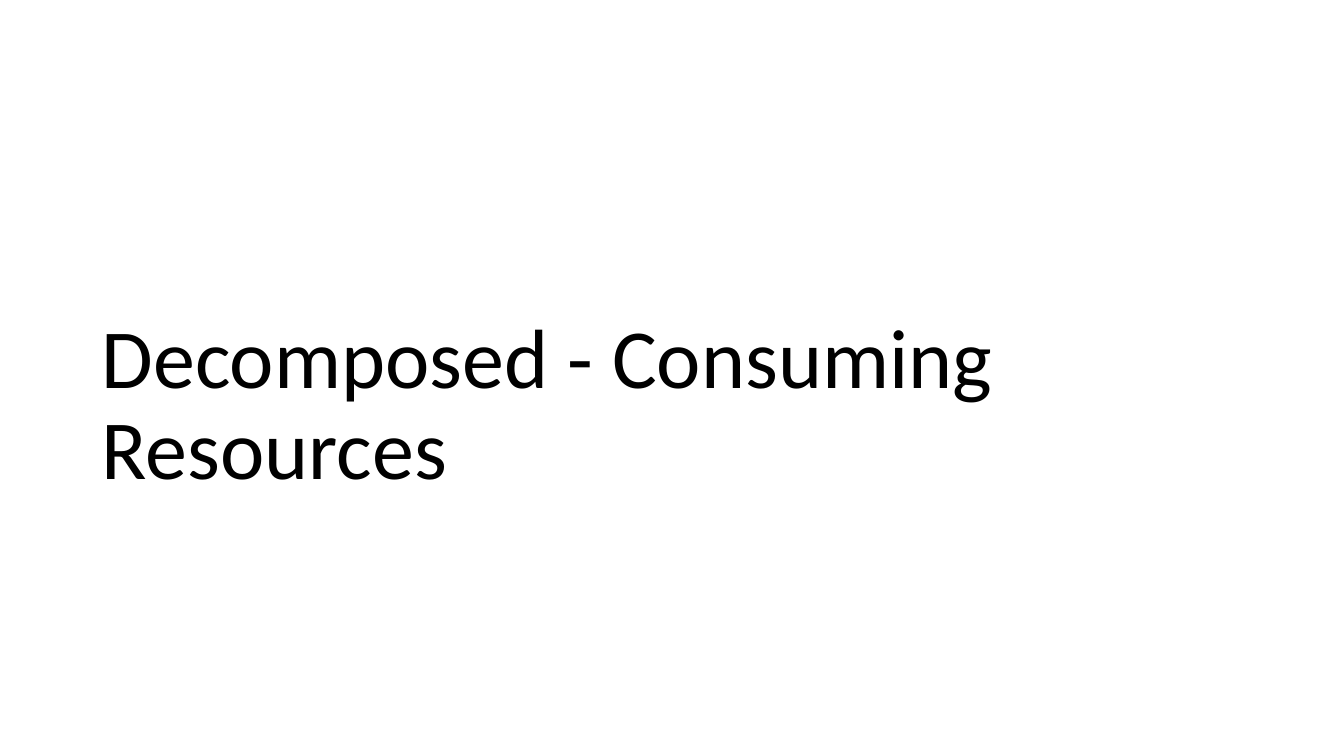
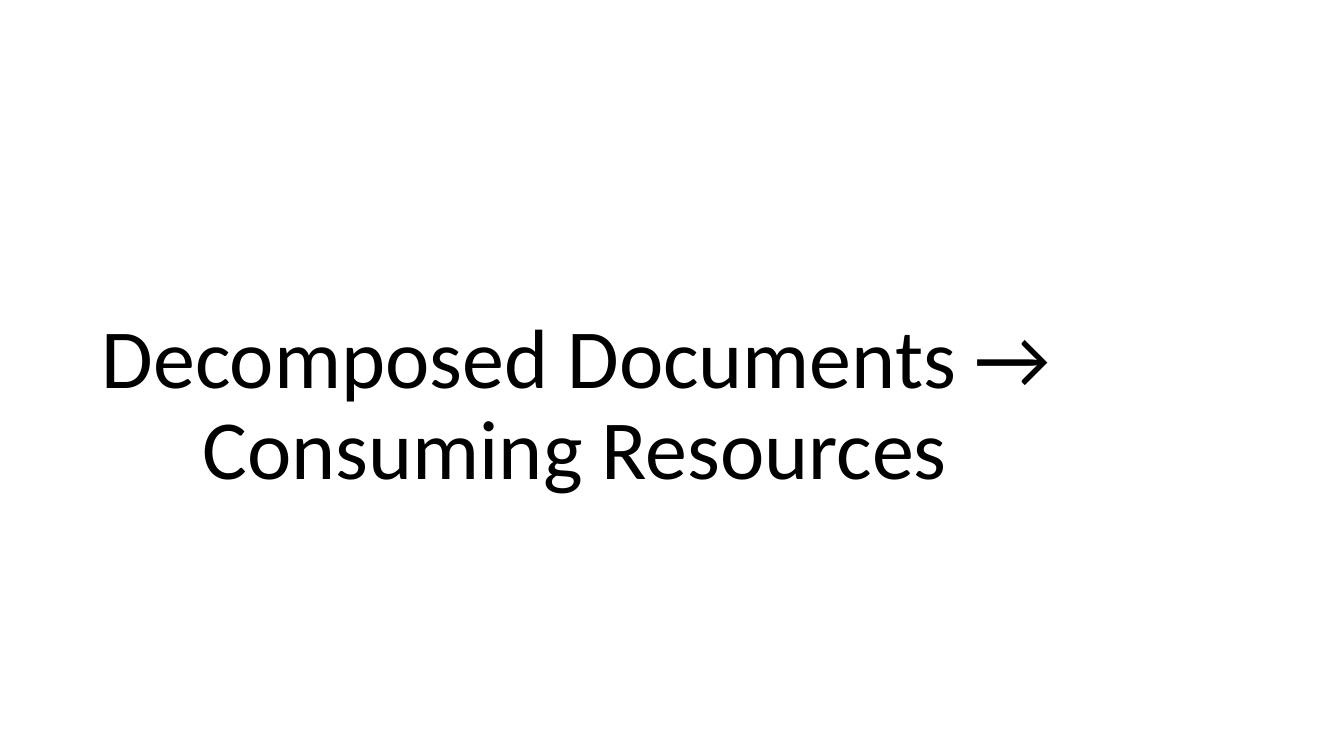
Before and after one commit to IHE/IT-Infrastructure, a slide deck: slide 22 of Presentations/XDSonFHIR-MHD+mXDE+QEDm.pptx. Drawn at 1344x756 pixels with LibreOffice and Linux fonts; fonts in the diff are those of the drawing. Boxes give left, top, right and bottom in pixels: in the first picture for what was removed or moved away, otherwise in the second. Text is boxed around its words. In the diff, an @@ line names an element or a change of style, - is before the commit and + after.

```diff
--- a/Presentations/XDSonFHIR-MHD+mXDE+QEDm.pptx
+++ b/Presentations/XDSonFHIR-MHD+mXDE+QEDm.pptx
@@ title at [102,329,956,494]: text changed @@
-Decomposed - Consuming Resources
+Decomposed Documents →
+Consuming Resources
```
Also in this commit, not shown: 5 other slides changed, 2 other files.
